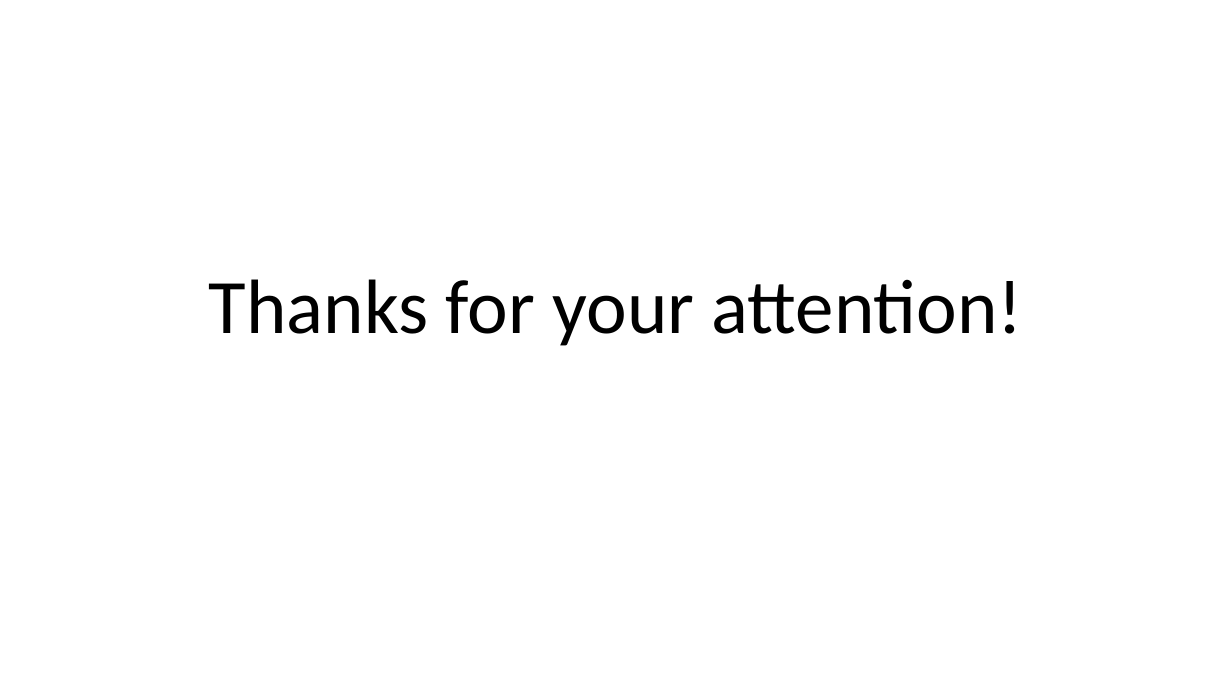
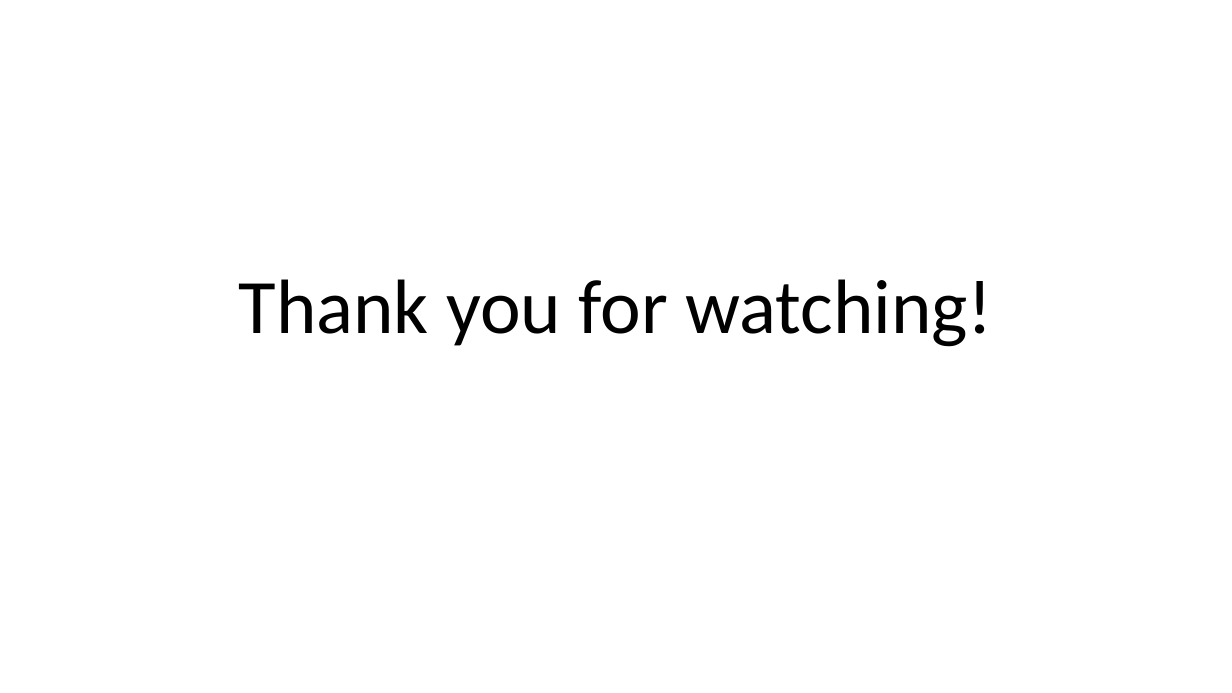
Before and after one commit to I-Izumi/School-project-network, a slide deck: slide 32 of Prezentációk/Projekt_English.pptx (slide 19 before the commit). Drawn at 1232x693 pixels with LibreOffice and Linux fonts; fonts in the diff are those of the drawing. Boxes give left, top, right and bottom in pixels: in the first picture for what was removed or moved away, otherwise in the second. Text is boxed around its words. In the diff, an @@ line names an element or a change of style, - is before the commit and + after.

```diff
--- a/Prezentációk/Projekt_English.pptx
+++ b/Prezentációk/Projekt_English.pptx
@@ title at [239, 279, 993, 347]: text changed @@
-Thanks for your attention!
+Thank you for watching!
```
Also in this commit, not shown: 13 slides added, 1 other file.
